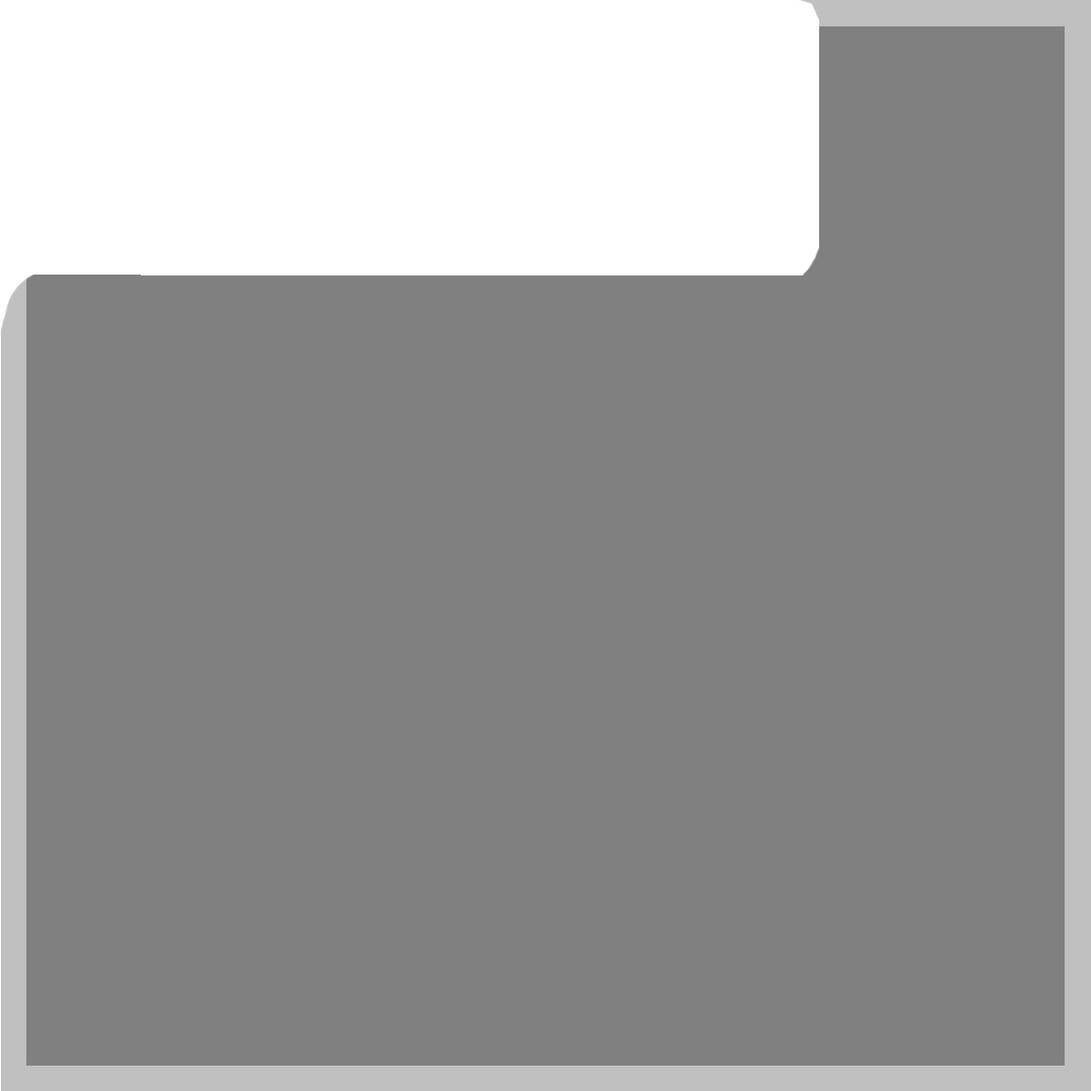
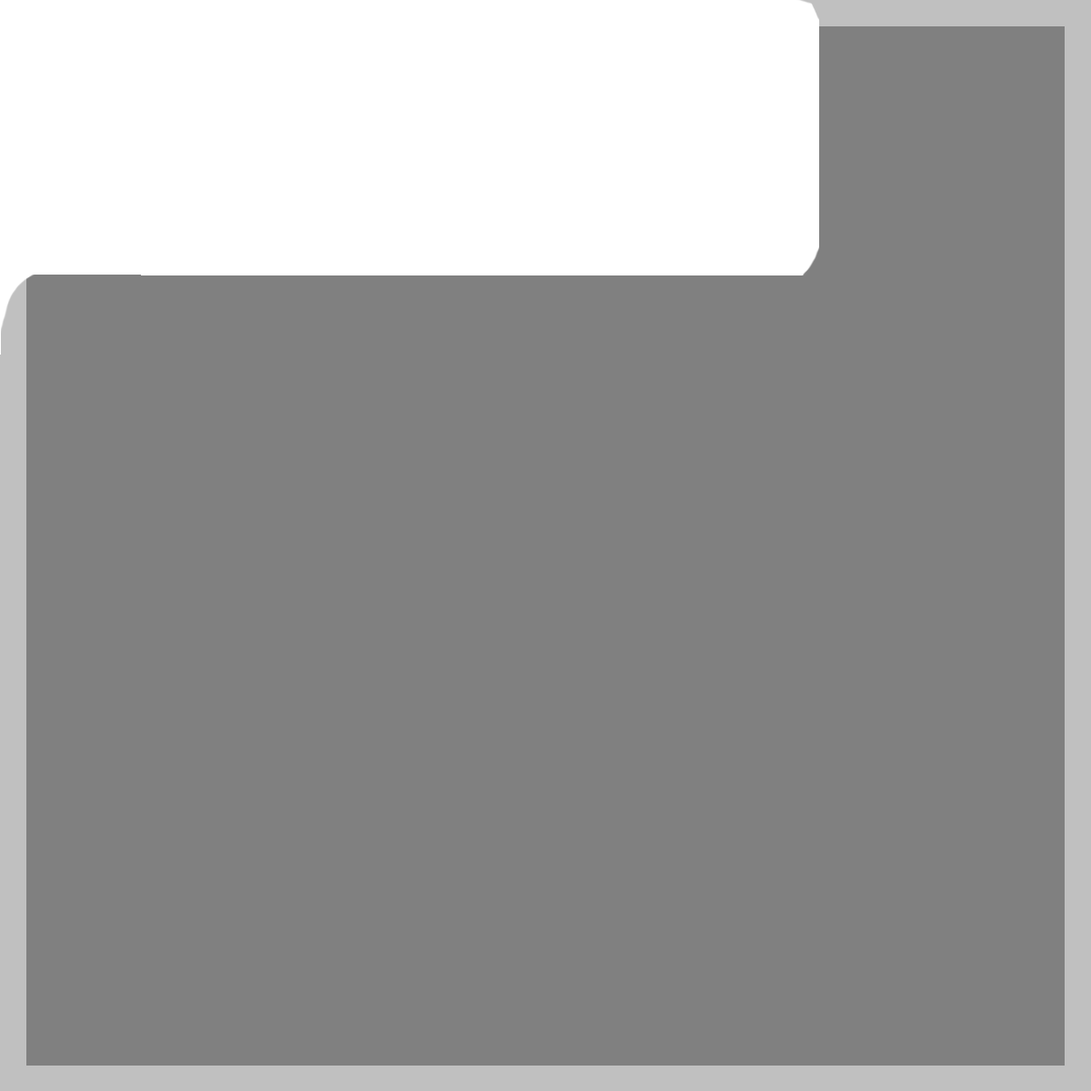
Revision of a layered (1091, 1091) image; what changed, layer by layer:
painted on "Layer 4" over <box>0,354,1,1091</box>
